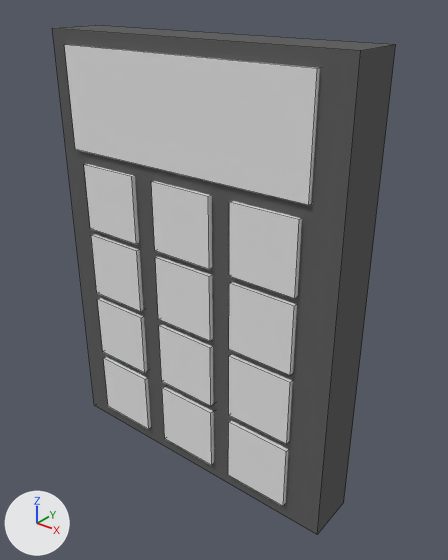
Before and after pictures for a commit that changed the Blender file RAW Files/Level_01/Blender Files/Keypad.blend.
One viewpoint serves both versions: a camera (50 mm lens) standing at (0.206, -0.239, 0.148) and looking at (0.01, 0.005, -0.003). The axes (+X, +Y, +Z) are drawn at lower left. The lights are the same throughout. Mesh edges are drawn as thin lines.

In view in the first picture: 'Keypad_Button_#', 'Keypad_Button_*', 'Keypad_Button_0', 'Keypad_Button_1', 'Keypad_Button_2', 'Keypad_Button_3', 'Keypad_Button_4', 'Keypad_Button_5', 'Keypad_Button_6', 'Keypad_Button_7', 'Keypad_Button_8', 'Keypad_Button_9', 'Keypad_Housing', 'Keypad_Screen'.
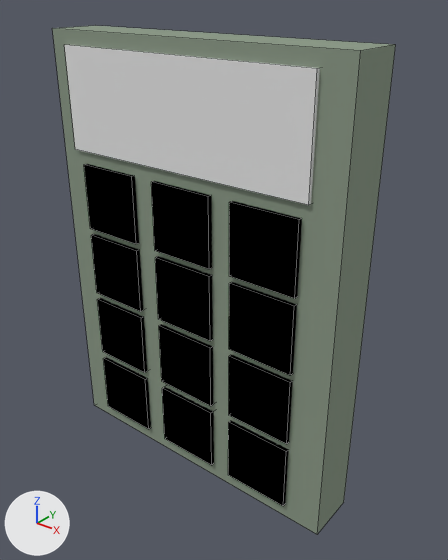
Patch to the scene script:
```diff
--- a/RAW Files/Level_01/Blender Files/Keypad.blend.py
+++ b/RAW Files/Level_01/Blender Files/Keypad.blend.py
@@ mat_material_001 @@
 mat_material_001 = diffuse_material('Material.001')
-mat_material_001.base_color = (0.126, 0.126, 0.126)  # dark grey #636363
+mat_material_001.base_color = (0.272, 0.332, 0.255)  # grey #8e9c8a
@@ mat_material_016 @@
+mat_material_016 = diffuse_material('Material.016')
+mat_material_016.texture = img_2_png
@@ me_cube_013 @@
 me_cube_013.from_pydata(...)  # 8 vertices, 6 faces; spans x -1.04..0.96, y -1.0..1.0, z -1.0..1.0
-me_cube_013.materials.append(mat_material)  # white #e7e7e7
+me_cube_013.materials.append(mat_material_012)  # picture img_0_png
@@ me_cube_012 @@
 me_cube_012.from_pydata(...)  # 8 vertices, 6 faces; spans x -1.04..0.96, y -1.0..1.0, z -1.0..1.0
-me_cube_012.materials.append(mat_material)  # white #e7e7e7
+me_cube_012.materials.append(mat_material_013)  # picture img_star_png
@@ me_cube_011 @@
 me_cube_011.from_pydata(...)  # 8 vertices, 6 faces; spans x -1.04..0.96, y -1.0..1.0, z -1.0..1.0
-me_cube_011.materials.append(mat_material)  # white #e7e7e7
+me_cube_011.materials.append(mat_material_014)  # picture img_hash_png
@@ me_cube_010 @@
 me_cube_010.from_pydata(...)  # 8 vertices, 6 faces; spans x -1.04..0.96, y -1.0..1.0, z -1.0..1.0
-me_cube_010.materials.append(mat_material)  # white #e7e7e7
+me_cube_010.materials.append(mat_material_008)  # picture img_9_png_001
@@ me_cube_009 @@
 me_cube_009.from_pydata(...)  # 8 vertices, 6 faces; spans x -1.04..0.96, y -1.0..1.0, z -1.0..1.0
 # used by ob_keypad_button_7; location = (-0.0535, -0.015, -0.0529); scale = (0.0195, 0.00233, 0.0195)
-me_cube_009.materials.append(mat_material)  # white #e7e7e7
+# me_cube_009 part 1: texture (UV) coordinates changed
+me_cube_009.materials.append(mat_material_005)  # picture img_7_png
@@ me_cube_008 @@
 me_cube_008.from_pydata(...)  # 8 vertices, 6 faces; spans x -1.04..0.96, y -1.0..1.0, z -1.0..1.0
 # used by ob_keypad_button_8; location = (0.0, -0.015, -0.0529); scale = (0.0195, 0.00233, 0.0195)
-me_cube_008.materials.append(mat_material)  # white #e7e7e7
+# me_cube_008 part 2: texture (UV) coordinates changed
+me_cube_008.materials.append(mat_material_004)  # picture img_8_png
@@ me_cube_007 @@
 me_cube_007.from_pydata(...)  # 8 vertices, 6 faces; spans x -1.04..0.96, y -1.0..1.0, z -1.0..1.0
 # used by ob_keypad_button_5; location = (0.0, -0.015, -0.0094); scale = (0.0195, 0.00233, 0.0195)
-me_cube_007.materials.append(mat_material)  # white #e7e7e7
+# me_cube_007 part 3: texture (UV) coordinates changed
+me_cube_007.materials.append(mat_material_010)  # picture img_5_png
@@ me_cube_006 @@
 me_cube_006.from_pydata(...)  # 8 vertices, 6 faces; spans x -1.04..0.96, y -1.0..1.0, z -1.0..1.0
 # used by ob_keypad_button_4; location = (-0.0535, -0.015, -0.0094); scale = (0.0195, 0.00233, 0.0195)
-me_cube_006.materials.append(mat_material)  # white #e7e7e7
+# me_cube_006 part 4: texture (UV) coordinates changed
+me_cube_006.materials.append(mat_material_009)  # picture img_4_png
@@ me_cube_005 @@
 me_cube_005.from_pydata(...)  # 8 vertices, 6 faces; spans x -1.04..0.96, y -1.0..1.0, z -1.0..1.0
 # used by ob_keypad_button_6; location = (0.0519, -0.015, -0.0094); scale = (0.0195, 0.00233, 0.0195)
-me_cube_005.materials.append(mat_material)  # white #e7e7e7
+# me_cube_005 part 5: texture (UV) coordinates changed
+me_cube_005.materials.append(mat_material_011)  # picture img_6_png
@@ me_cube_004 @@
 me_cube_004.from_pydata(...)  # 8 vertices, 6 faces; spans x -1.04..0.96, y -1.0..1.0, z -1.0..1.0
 # used by ob_keypad_button_3; location = (0.0519, -0.015, 0.0336); scale = (0.0195, 0.00233, 0.0195)
-me_cube_004.materials.append(mat_material)  # white #e7e7e7
+# me_cube_004 part 6: texture (UV) coordinates changed
+me_cube_004.materials.append(mat_material_017)  # picture img_3_png
@@ me_cube_003 @@
 me_cube_003.from_pydata(...)  # 8 vertices, 6 faces; spans x -1.04..0.96, y -1.0..1.0, z -1.0..1.0
 # used by ob_keypad_button_1_1; location = (-0.0535, -0.015, 0.0336); scale = (0.0195, 0.00233, 0.0195)
-me_cube_003.materials.append(mat_material)  # white #e7e7e7
+# me_cube_003 part 7: texture (UV) coordinates changed
+me_cube_003.materials.append(mat_material_015)  # picture img_1_png
@@ me_cube_002 @@
 # used by ob_keypad_button_2; location = (0.0, -0.015, 0.0336); scale = (0.0195, 0.00233, 0.0195)
 # verts and faces of me_cube_002; kept vertices keep their numbers, new ones are numbered from 8
-me_cube_002.from_pydata(...)  # 8 vertices, 6 faces; spans x -1.04..0.96, y -1.0..1.0, z -1.0..1.0
+me_cube_002.from_pydata(...)  # 12 vertices, 6 faces; spans x -1.04..0.96, y -1.0..1.0, z -1.0..1.0
+# me_cube_002 part 8
+delete_faces([(1, 5, 6, 2)])
+verts[8] = (0.96, -1.0, -1.0)  # pixel (209, 269)
+verts[9] = (-1.04, -1.0, -1.0)  # pixel (154, 250)
+verts[10] = (0.96, -1.0, 1.0)  # pixel (208, 196)
+verts[11] = (-1.04, -1.0, 1.0)  # pixel (151, 181)
+faces += [(8, 10, 11, 9)]
+# me_cube_002 part 9: 5 faces spanning x -1.04..0.96, y -1.0..1.0, z -1.0..1.0 switch from mat_material (white #e7e7e7) to mat_material_016 (picture img_2_png)
```

Location of each change, [x1, y1, x2, y2] in pixels of the pictures (448 x 560 px; the box of a moved part takes in the faces that stretch with it):
'Keypad_Housing', recoloured
    both: [52, 25, 395, 534]
'Keypad_Button_3', recoloured, surface changed (grey to black)
    both: [229, 201, 302, 299]
'Keypad_Button_6', recoloured, surface changed (grey to black)
    both: [229, 282, 297, 375]
'Keypad_Button_9', recoloured (grey to black)
    both: [229, 355, 293, 444]
'Keypad_Button_5', recoloured, surface changed (grey to black)
    both: [155, 256, 213, 341]
'Keypad_Button_#', recoloured (grey to black)
    both: [228, 421, 289, 506]
'Keypad_Button_1', recoloured, surface changed (grey to black)
    both: [84, 164, 139, 244]
'Keypad_Button_8', recoloured, surface changed (grey to black)
    both: [159, 324, 213, 406]
'Keypad_Button_4', recoloured, surface changed (grey to black)
    both: [91, 234, 143, 312]
'Keypad_Button_0', recoloured (grey to black)
    both: [162, 387, 214, 465]
'Keypad_Button_7', recoloured, surface changed (grey to black)
    both: [97, 298, 147, 373]
'Keypad_Button_*', recoloured (grey to black)
    both: [103, 357, 151, 429]
part 8 of me_cube_002, moved or reshaped
    both: [151, 182, 209, 269]
part 9 of me_cube_002, recoloured (grey to black)
    both: [152, 181, 212, 269]
